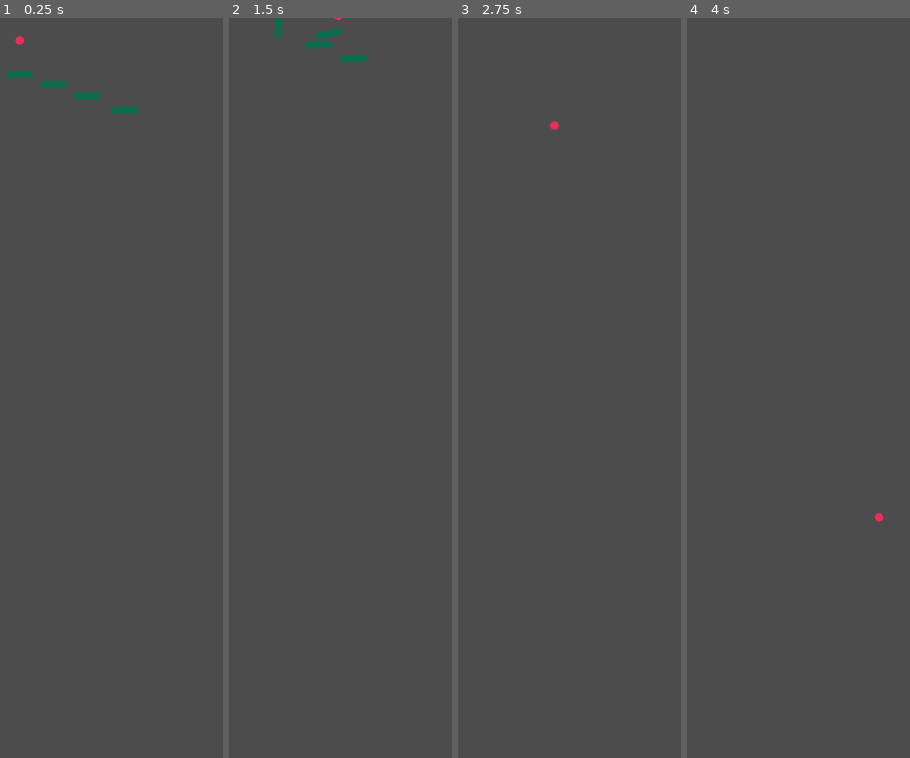
Above: before the commit, frames 1-4 (left to right).
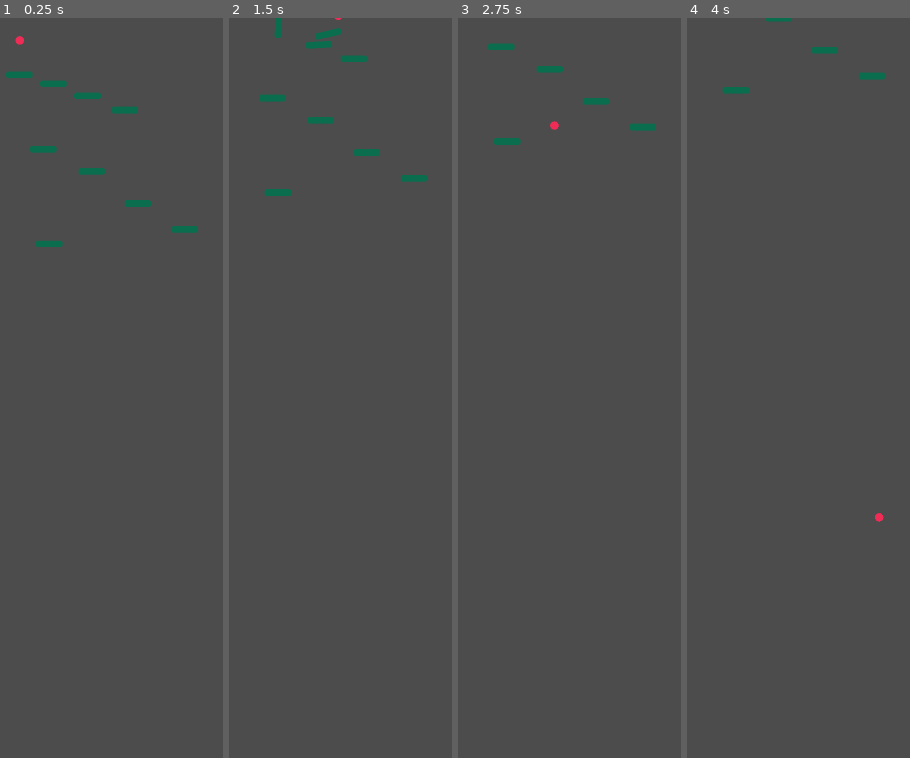
Above: after the commit, the same moments.

Repository: gatheesha/RapidRoll2
Game: Godot game, scene res://Game.tscn
Two runs of this game, one before a commit and one after it. Both use one fixed random seed, a clock stepped at 60 frames per second and the inputs below.
Inputs:
- Up to frame 1 (0.25 s): no input
- Up to frame 2 (1.5 s): hold Right (go_right) from 0.53 s (still down); tap W (jump) at 0.77 s
- Up to frame 3 (2.75 s): tap W (jump) at 1.52 s; release Right (go_right) at 2.03 s; hold A (go_left) from 2.03 s (still down)
- Up to frame 4 (4 s): release A (go_left) at 2.78 s; hold Right (go_right) from 2.78 s (still down); tap W (jump) at 3.02, 3.77 s

The runs differ from the first frame. In frame 1, 0.5% of the frame differs, in the area x 13-89%, y 17-31%; in frame 2, 0.6%, in the area x 13-89%, y 10-25%; in frame 3, 0.6%; in frame 4, 0.4%.

Commit message:
added more tiles
nothing serious go and rest for while ill handle it

Diff:
--- a/Game.tscn
+++ b/Game.tscn
@@ -20,6 +20,21 @@
 [node name="Tile4" parent="." instance=ExtResource( 2 )]
 position = Vector2( 314.141, 242.095 )
 
+[node name="Tile5" parent="." instance=ExtResource( 2 )]
+position = Vector2( 132.192, 563.181 )
+
+[node name="Tile6" parent="." instance=ExtResource( 2 )]
+position = Vector2( 458.035, 528.694 )
+
+[node name="Tile7" parent="." instance=ExtResource( 2 )]
+position = Vector2( 345.06, 466.855 )
+
+[node name="Tile8" parent="." instance=ExtResource( 2 )]
+position = Vector2( 234.464, 389.557 )
+
+[node name="Tile9" parent="." instance=ExtResource( 2 )]
+position = Vector2( 118.141, 336.095 )
+
 [node name="Player" parent="." instance=ExtResource( 1 )]
 position = Vector2( 61.8388, 40.433 )
 
